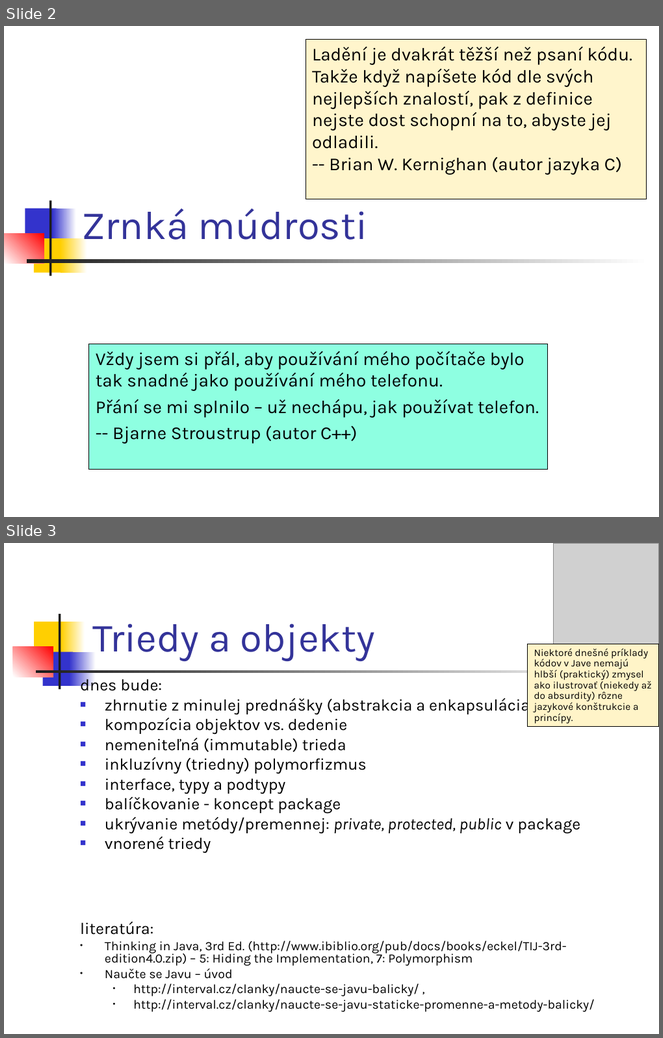
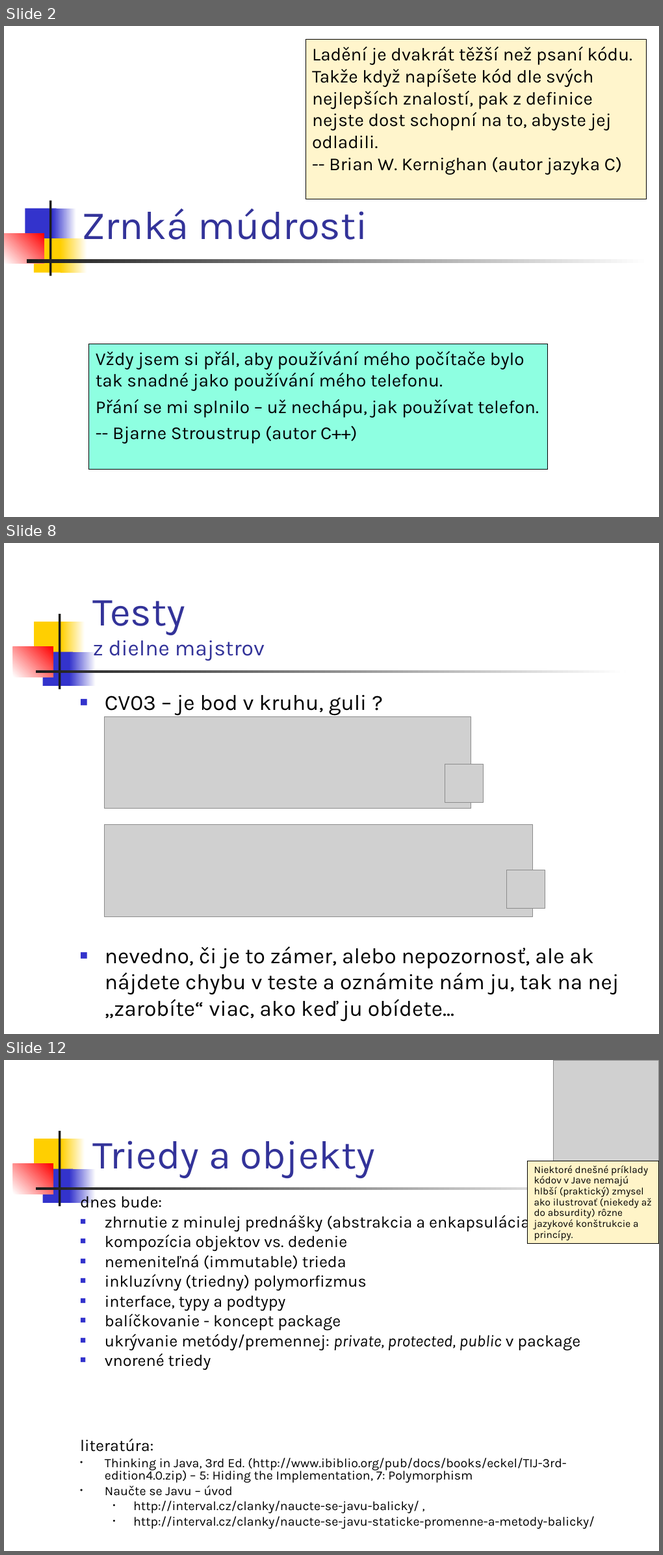
Before and after one commit to Programovanie4/Prednasky, a slide deck: 04/04_java.ppt. Shown one above the other, each under a label of ours: slides 2 and 3 before the commit, slides 2, 8 and 12 after it; the slides between them are not shown. The pictures are 663x1038 and 663x1555 pixels, drawn with LibreOffice and Linux fonts; fonts in the diff are those of the drawing; grey boxes stand for pictures. Boxes give left, top, right and bottom in pixels: in the first picture for what was removed or moved away, otherwise in the second. Text is boxed around its words. In the diff, an @@ line names an element or a change of style, - is before the commit and + after.

```diff
--- a/04/04_java.ppt
+++ b/04/04_java.ppt
@@ slide 8 added at [4,543,659,1034], background #FFFFFF; not listed: 7 template elements that a slide beside it also shows @@
@@ title added at [93,600,265,661], 24 pt, text #333399 @@
+Testy
+z dielne majstrov
@@ text added at [105,695,619,1022], 24 pt, text #000000 @@
+■ CV03 – je bod v kruhu, guli ?
+■ nevedno, či je to zámer, alebo nepozornosť, ale ak nájdete chybu v teste a oznámite nám ju, tak na nej „zarobíte“ viac, ako keď ju obídete...
@@ picture added at [104,717,471,808] @@
@@ picture added at [445,765,484,803] @@
@@ picture added at [104,824,532,917] @@
@@ picture added at [507,871,546,908] @@
@@ what was slide 3 is now slide 12 @@
```
Also in this commit, not shown: 1 slide changed, 10 other slides added, 1 slide removed, 2 other files.
